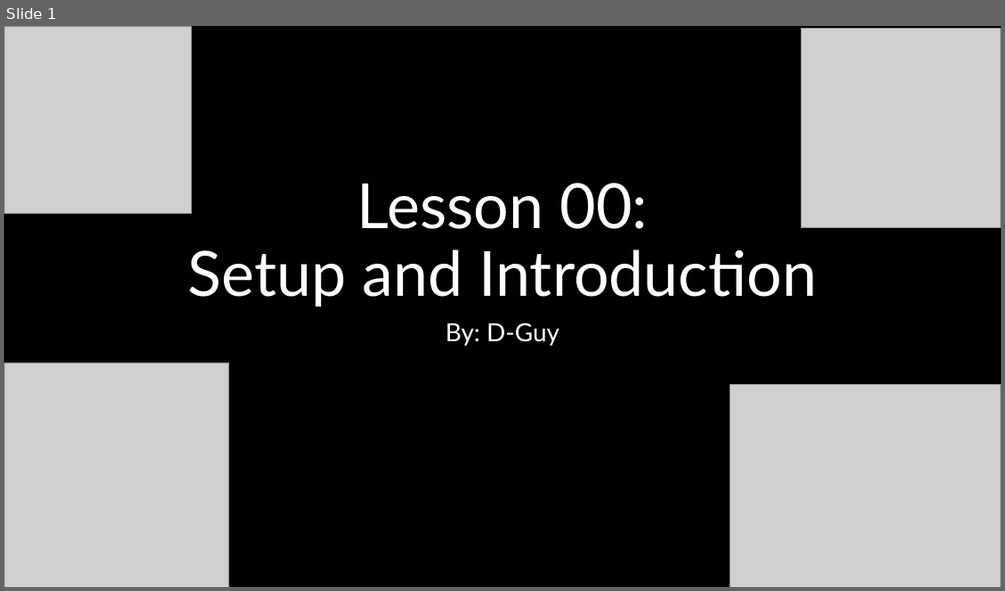
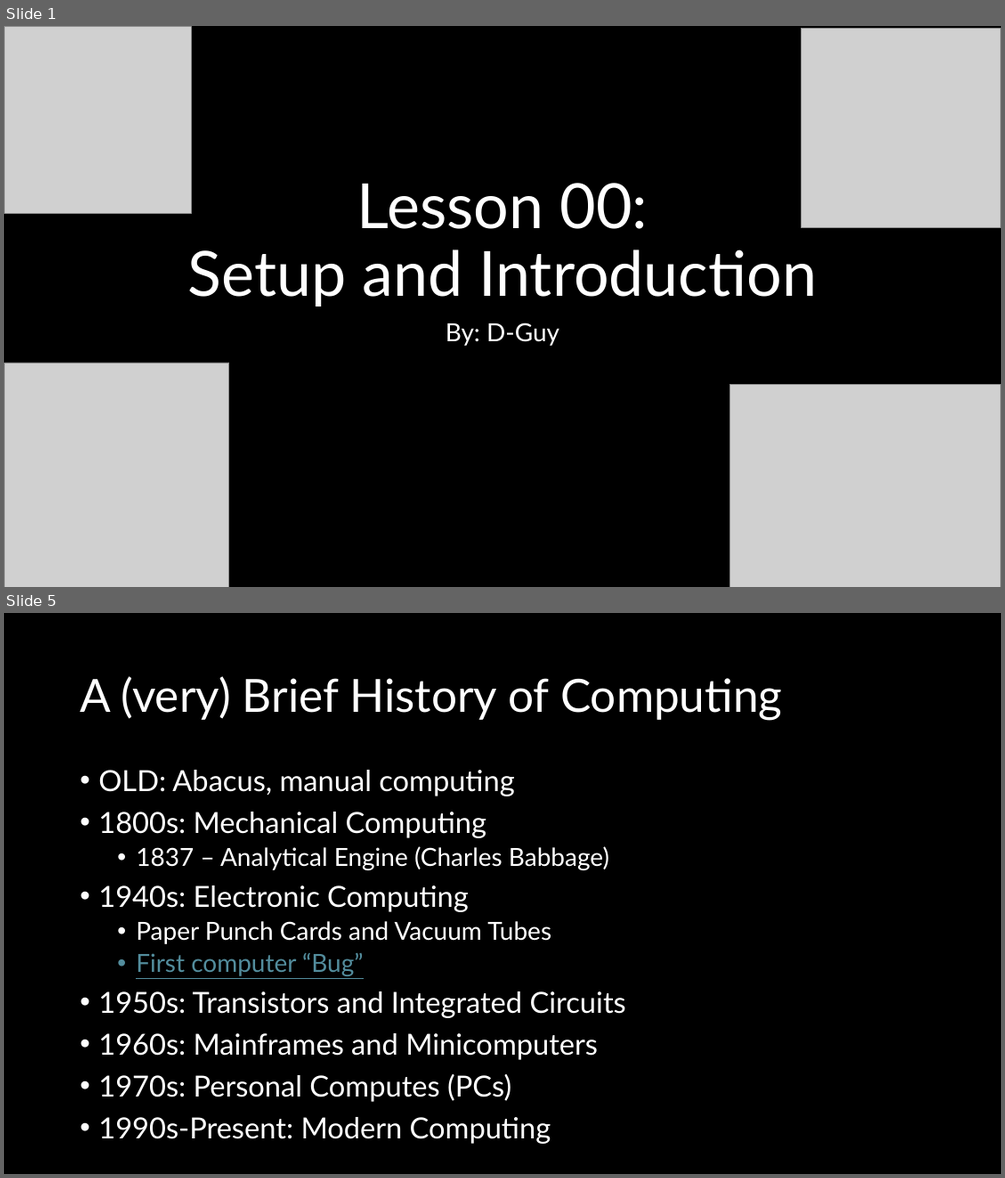
Before and after one commit to d-guh/computer-courses, a slide deck: lessons/00/lesson-00.pptx. Shown one above the other, each under a label of ours: slide 1 before the commit, slides 1 and 5 after it; the slides between them are not shown. The pictures are 1005x591 and 1005x1178 pixels, drawn with LibreOffice and Linux fonts; fonts in the diff are those of the drawing; grey boxes stand for pictures; background and template pictures are left out. Boxes give left, top, right and bottom in pixels: in the first picture for what was removed or moved away, otherwise in the second. Text is boxed around its words. In the diff, an @@ line names an element or a change of style, - is before the commit and + after.

```diff
--- a/lessons/00/lesson-00.pptx
+++ b/lessons/00/lesson-00.pptx
@@ slide 5 added at box(4, 613, 1001, 1174), background #000000 @@
@@ title added at box(80, 676, 782, 720), 44 pt, text #FFFFFF @@
+A (very) Brief History of Computing
@@ text added at box(98, 770, 626, 1102), 28 pt, text #FFFFFF @@
+• OLD: Abacus, manual computing
+• 1800s: Mechanical Computing
+  • 1837 – Analytical Engine (Charles Babbage)
+• 1940s: Electronic Computing
+  • Paper Punch Cards and Vacuum Tubes
+  • First computer “Bug”
+• 1950s: Transistors and Integrated Circuits
+• 1960s: Mainframes and Minicomputers
+• 1970s: Personal Computes (PCs)
+• 1990s-Present: Modern Computing
```
Also in this commit, not shown: 22 other slides added, 1 slide removed, 1 other file.
